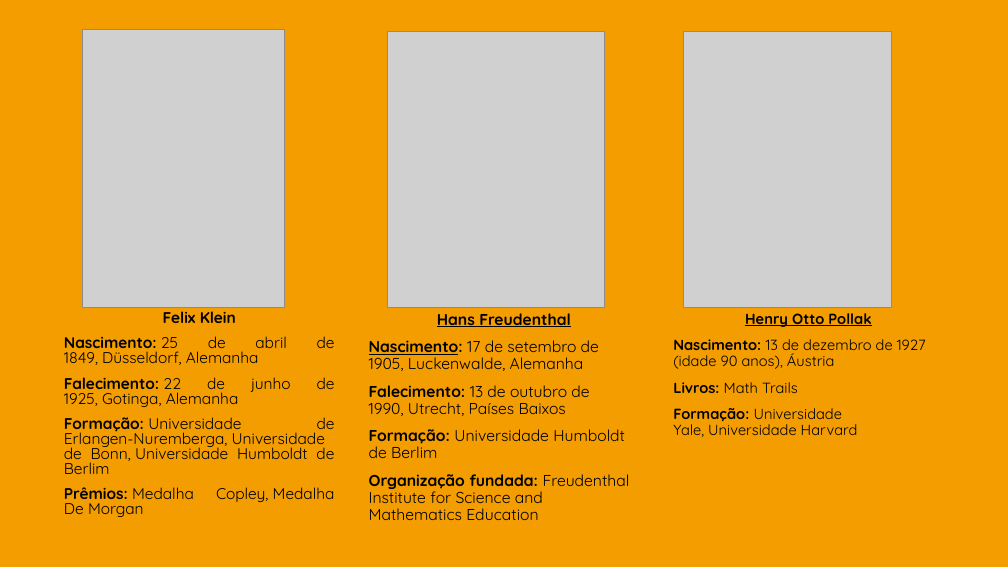
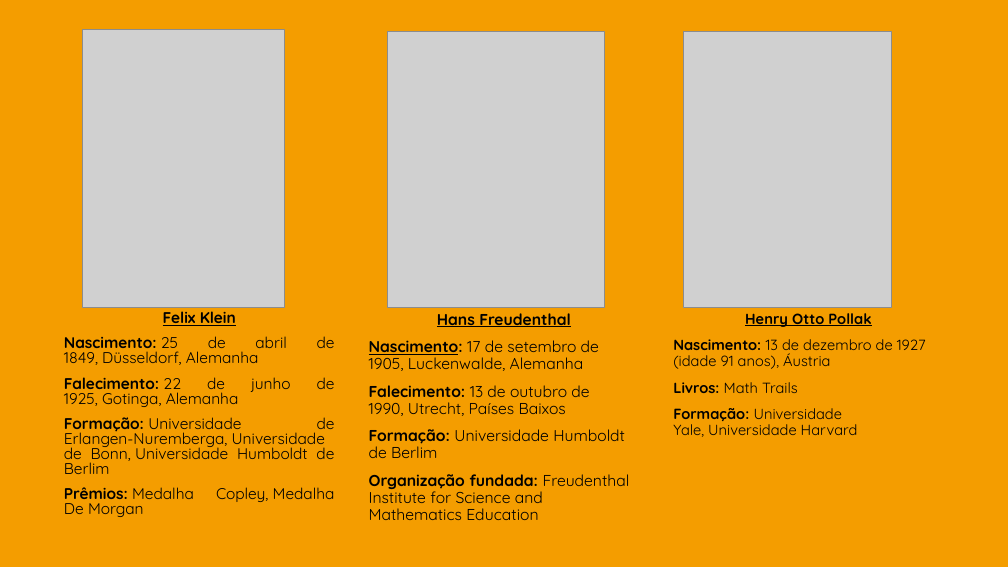
Before and after one commit to delioarruda/Pesquisa-II, a slide deck: slide 4 of Modelagem Matemática.pptx. Drawn at 1008x567 pixels with LibreOffice and Linux fonts; fonts in the diff are those of the drawing; grey boxes stand for pictures. Boxes give left, top, right and bottom in pixels: in the first picture for what was removed or moved away, otherwise in the second. Text is boxed around its words. In the diff, an @@ line names an element or a change of style, - is before the commit and + after.

Commit message:
Idade de Henry

```diff
--- a/Modelagem Matemática.pptx
+++ b/Modelagem Matemática.pptx
@@ text at <box>163,307,236,326</box>: underline on in "Felix Klein" @@
@@ text at <box>673,339,926,369</box>: text changed @@
-Nascimento: 13 de dezembro de 1927 (idade 90 anos), Áustria
+Nascimento: 13 de dezembro de 1927 (idade 91 anos), Áustria
```
